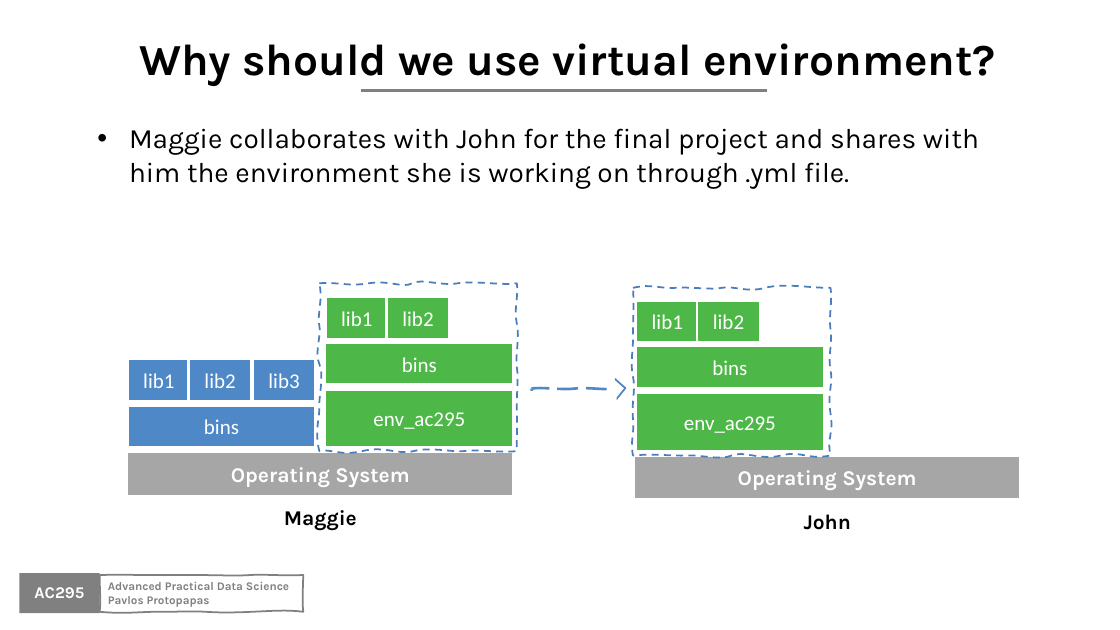
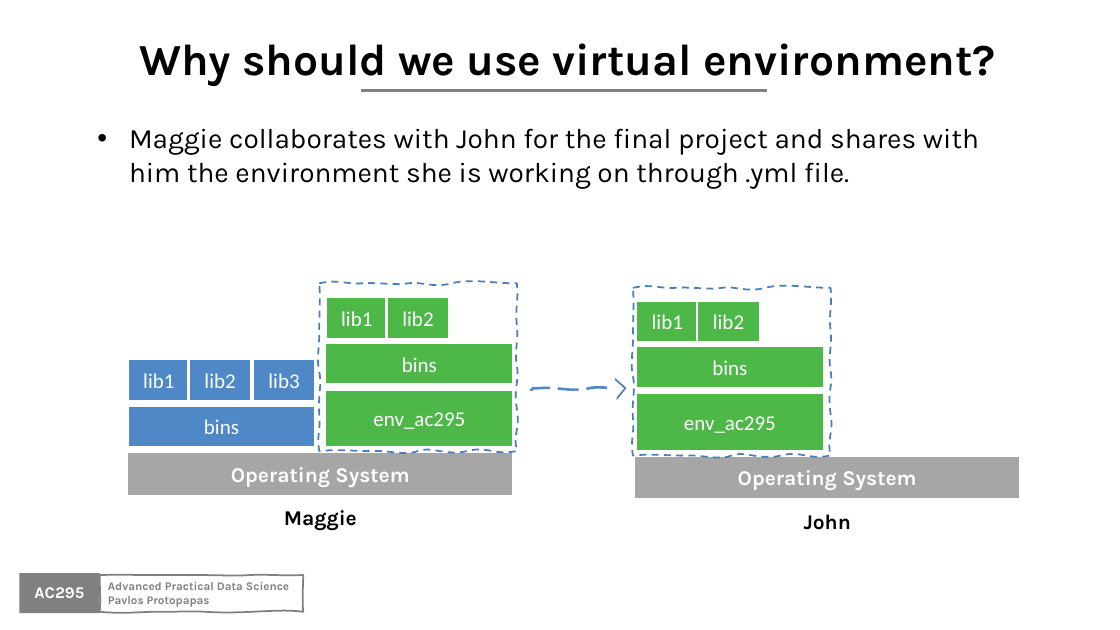
Before and after one commit to Harvard-IACS/2020F-AC295, a slide deck: slide 8 of content/lectures/lecture2/presentation/lecture2.pptx. Drawn at 1120x630 pixels with LibreOffice and Linux fonts; fonts in the diff are those of the drawing; background and template pictures are left out. Boxes give left, top, right and bottom in pixels: in the first picture for what was removed or moved away, otherwise in the second. Text is boxed around its words. In the diff, an @@ line names an element or a change of style, - is before the commit and + after.

```diff
--- a/content/lectures/lecture2/presentation/lecture2.pptx
+++ b/content/lectures/lecture2/presentation/lecture2.pptx
@@ freeform shape at [319, 283, 517, 451]: outline redrawn @@
@@ freeform shape at [531, 389, 616, 414]: outline redrawn @@
```
Also in this commit, not shown: 2 other slides changed, 54 other files.
